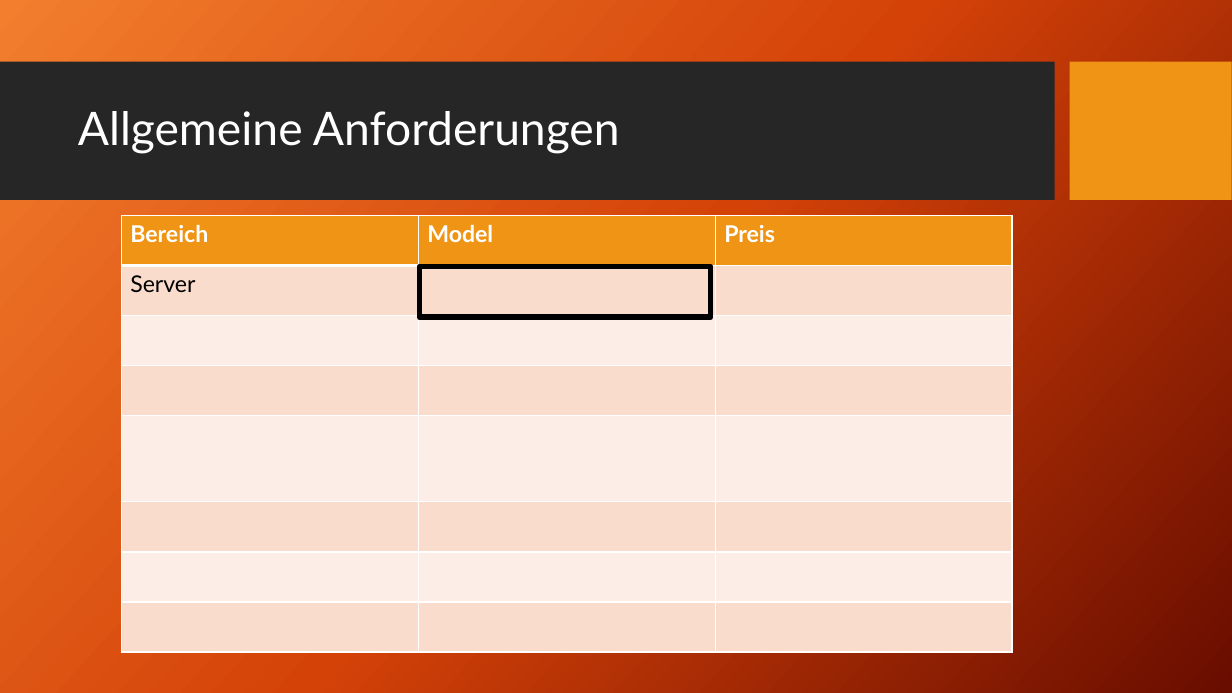
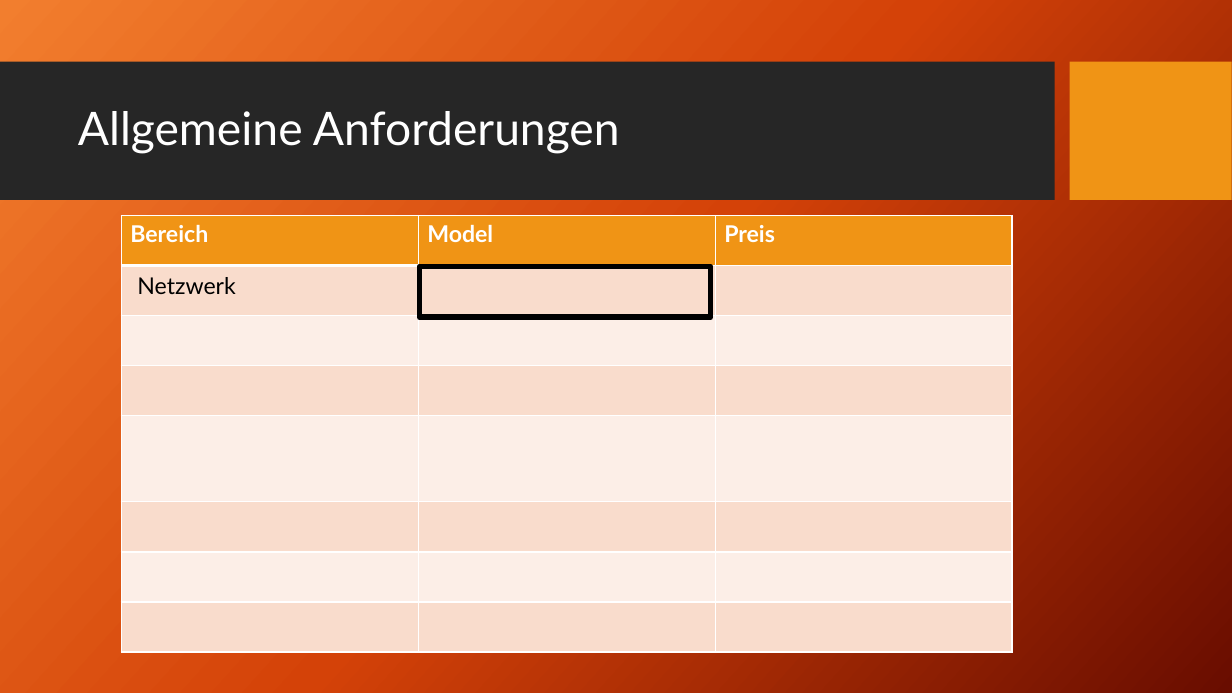
Before and after one commit to HaJaReDeluxe/mintBerryCrunchGames, a slide deck: slide 3 of Angebot für mintBerryCrunchGames GmbH.pptx. Drawn at 1232x693 pixels with LibreOffice and Linux fonts; fonts in the diff are those of the drawing; background and template pictures are left out. Boxes give left, top, right and bottom in pixels: in the first picture for what was removed or moved away, otherwise in the second. Text is boxed around its words. In the diff, an @@ line names an element or a change of style, - is before the commit and + after.

```diff
--- a/Angebot für mintBerryCrunchGames GmbH.pptx
+++ b/Angebot für mintBerryCrunchGames GmbH.pptx
@@ table at (x1=121, y1=215, x2=1011, y2=652) @@
-row 2: Server |  | 
+row 8:  |  | 
@@ text added at (x1=137, y1=277, x2=235, y2=294), 18 pt, text #000000 @@
+Netzwerk
```
Also in this commit, not shown: 2 other slides changed, 1 slide removed.
